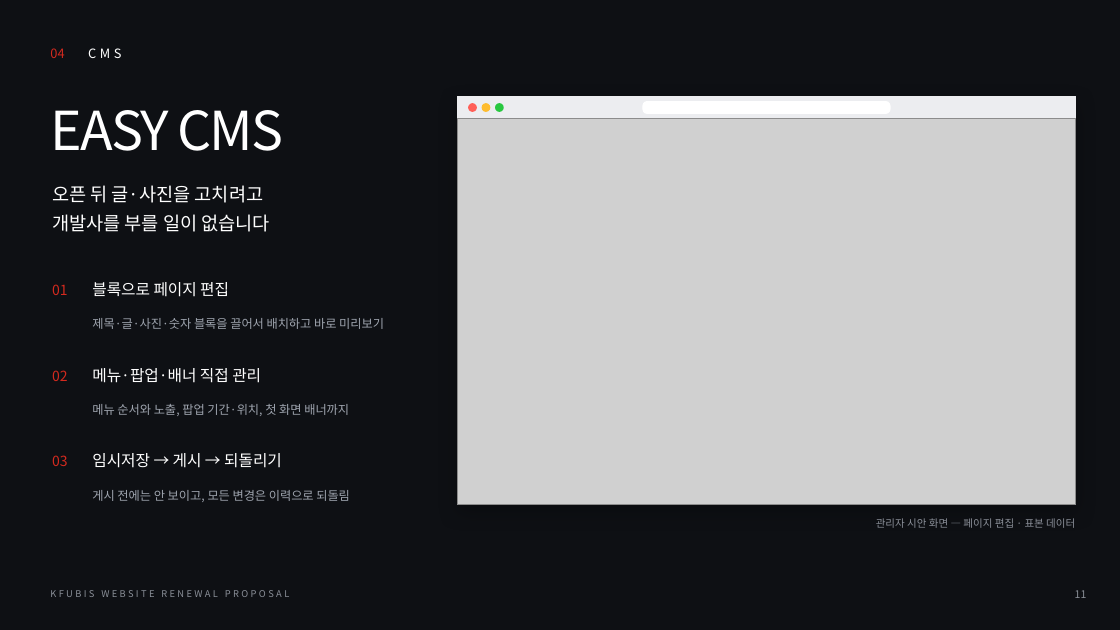
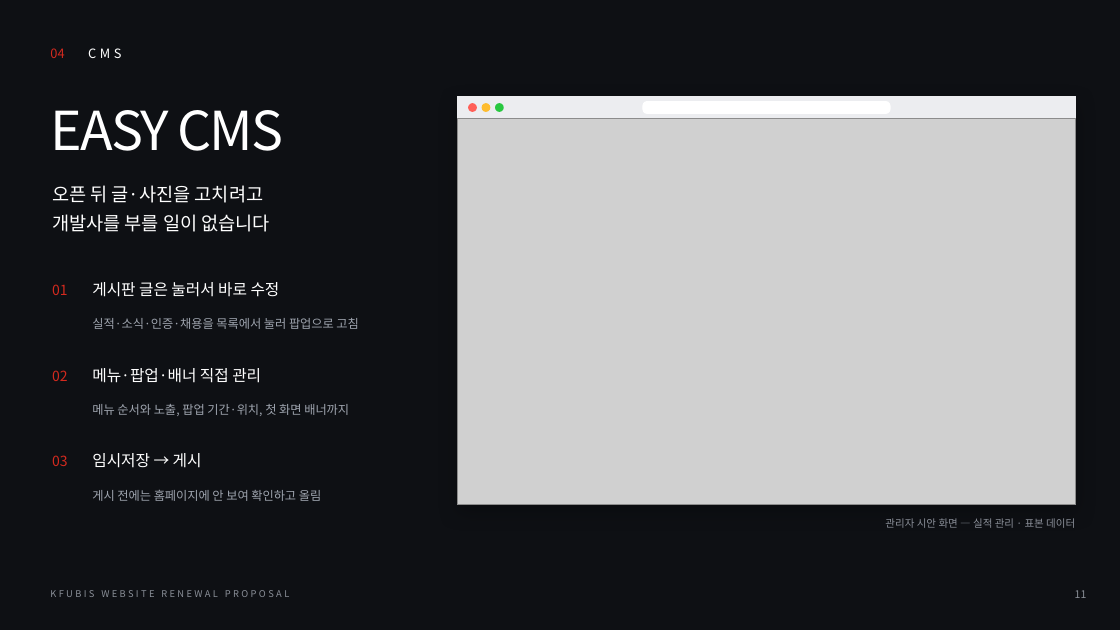
Before and after one commit to leety-stack/KFUBIS_Homepage, a slide deck: slide 11 of 제안서/[한방유비스 홈페이지] 대표홈페이지 개편_제안서(디자인형).pptx. Drawn at 1120x630 pixels with LibreOffice and Linux fonts; fonts in the diff are those of the drawing; grey boxes stand for pictures. Boxes give left, top, right and bottom in pixels: in the first picture for what was removed or moved away, otherwise in the second. Text is boxed around its words. In the diff, an @@ line names an element or a change of style, - is before the commit and + after.

```diff
--- a/제안서/[한방유비스 홈페이지] 대표홈페이지 개편_제안서(디자인형).pptx
+++ b/제안서/[한방유비스 홈페이지] 대표홈페이지 개편_제안서(디자인형).pptx
@@ text at (x1=92, y1=282, x2=280, y2=297): text changed @@
-블록으로 페이지 편집
+게시판 글은 눌러서 바로 수정
@@ text at (x1=92, y1=318, x2=358, y2=329): text changed @@
-제목·글·사진·숫자 블록을 끌어서 배치하고 바로 미리보기
+실적·소식·인증·채용을 목록에서 눌러 팝업으로 고침
@@ text at (x1=92, y1=453, x2=202, y2=468): text changed @@
-임시저장 → 게시 → 되돌리기
+임시저장 → 게시
@@ text at (x1=92, y1=490, x2=321, y2=501): text changed @@
-게시 전에는 안 보이고, 모든 변경은 이력으로 되돌림
+게시 전에는 홈페이지에 안 보여 확인하고 올림
@@ text at (x1=885, y1=518, x2=1075, y2=528): text changed @@
-관리자 시안 화면 — 페이지 편집 · 표본 데이터
+관리자 시안 화면 — 실적 관리 · 표본 데이터
```
Also in this commit, not shown: 2 other slides changed, 35 other files.
